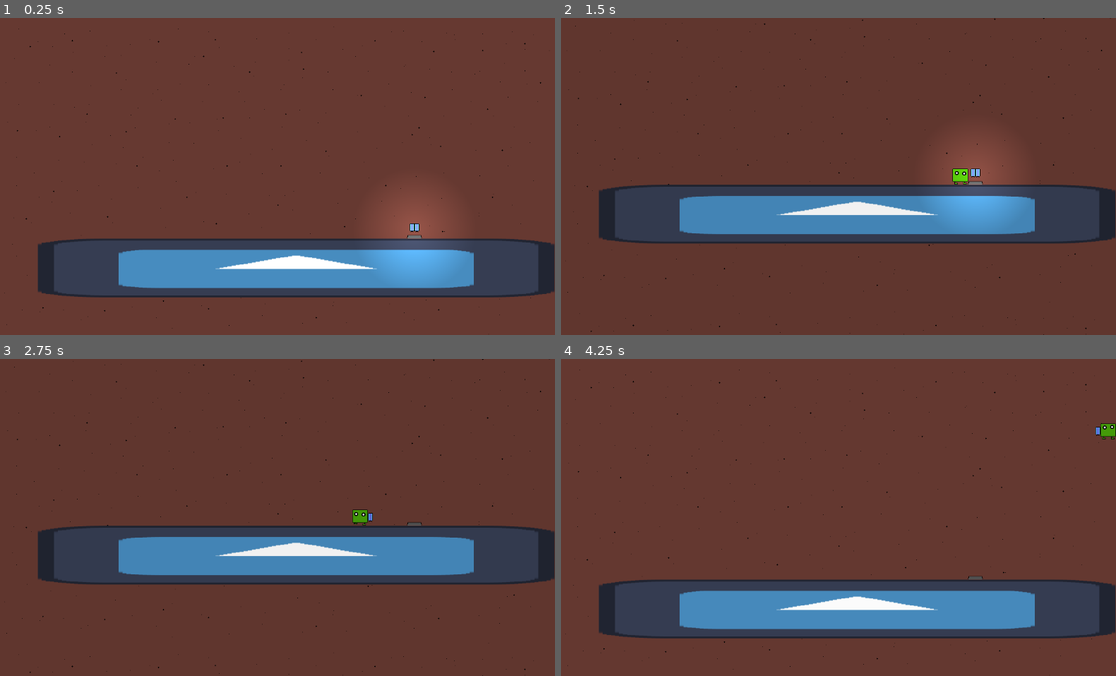
Above: before the commit, frames 1-4 (two rows, left to right).
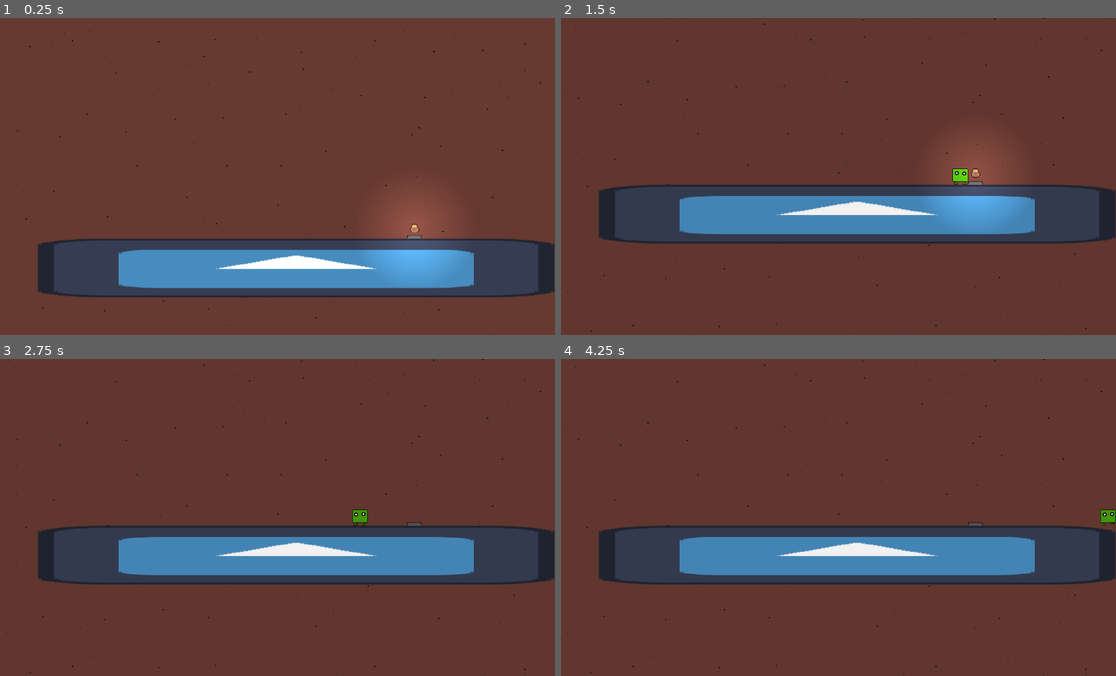
Above: after the commit, the same moments.

Repository: pres2300/ludum_dare_57
Game: Godot game, scene res://levels/level_base.tscn
Two runs of this game, one before a commit and one after it. Both use one fixed random seed, a clock stepped at 60 frames per second and the inputs below. The engine's default icon, where the game draws it, is replaced by a stand-in: a white triangle on a blue panel in a dark square. Sound files missing from this copy of the repository are replaced by a short silence.
Inputs (mouse positions are in pixels of both pictures, inside the frame that each line leads up to):
- Up to frame 1 (0.25 s): no input
- Up to frame 2 (1.5 s): move the mouse to (960, 160) at 0.52 s; press the mouse at (960, 160) at 0.53 s; hold Right (ui_right) from 0.53 s (still down); tap Space (jump) at 0.77 s; move the mouse to (721, 192) at 1.27 s; release the mouse at (721, 192) at 1.28 s; click (721, 192) at 1.35 s
- Up to frame 3 (2.75 s): tap Space (jump) at 1.52 s; move the mouse to (327, 447) at 2.02 s; release Right (ui_right) at 2.03 s; press the mouse at (327, 447) at 2.03 s; hold Left (ui_left) from 2.03 s (still down)
- Up to frame 4 (4.25 s): move the mouse to (805, 580) at 2.77 s; release Left (ui_left) at 2.78 s; release the mouse at (805, 580) at 2.78 s; hold Right (ui_right) from 2.78 s (still down); click (805, 580) at 2.85 s; tap Space (jump) at 3.02, 3.77 s; move the mouse to (1005, 565) at 3.52 s; press the mouse at (1005, 565) at 3.53 s

The runs differ from the first frame. In frame 1, less than 0.1% of the frame differs, in the area x 73-76%, y 64-68%; in frame 2, less than 0.1%; in frame 3, less than 0.1%; in frame 4, 33%, in the area x 0-100%, y 0-100%.

Commit message:
adding weapons, fixing collision layers

Diff:
--- a/baddies/demon.tscn
+++ b/baddies/demon.tscn
@@ -8,6 +8,7 @@
 
 [node name="Demon" type="CharacterBody2D"]
 collision_layer = 8
+collision_mask = 17
 script = ExtResource("1_grsrt")
 
 [node name="Sprite2D" type="Sprite2D" parent="."]
--- /dev/null
+++ b/items/bag_of_rocks.tscn
@@ -0,0 +1,17 @@
+[gd_scene load_steps=4 format=3 uid="uid://dxkjfucvg7y1j"]
+
+[ext_resource type="PackedScene" uid="uid://b5ox7vv4rmlu5" path="res://items/item_base.tscn" id="1_myk4c"]
+[ext_resource type="Texture2D" uid="uid://cenj73itanhgc" path="res://assets/sprites/items/bag_of_rocks.png" id="2_ybyi7"]
+
+[sub_resource type="CircleShape2D" id="CircleShape2D_3oq0g"]
+radius = 8.0
+
+[node name="BagOfRocks" instance=ExtResource("1_myk4c")]
+item_name = "bag_of_rocks"
+
+[node name="Sprite2D" parent="." index="0"]
+texture = ExtResource("2_ybyi7")
+
+[node name="CollisionShape2D" parent="." index="1"]
+position = Vector2(0, 2)
+shape = SubResource("CircleShape2D_3oq0g")
--- a/items/jetpack.tscn
+++ b/items/jetpack.tscn
@@ -1,7 +1,7 @@
 [gd_scene load_steps=4 format=3 uid="uid://b5dhsqs1sovlx"]
 
 [ext_resource type="PackedScene" uid="uid://b5ox7vv4rmlu5" path="res://items/item_base.tscn" id="1_j2igg"]
-[ext_resource type="Texture2D" uid="uid://bm3ii2qhmonq" path="res://assets/sprites/jetpack.png" id="2_51a8o"]
+[ext_resource type="Texture2D" uid="uid://bm3ii2qhmonq" path="res://assets/sprites/items/jetpack.png" id="2_51a8o"]
 
 [sub_resource type="RectangleShape2D" id="RectangleShape2D_jq2te"]
 size = Vector2(20, 18)
--- /dev/null
+++ b/items/knife.tscn
@@ -0,0 +1,17 @@
+[gd_scene load_steps=4 format=3 uid="uid://iknltu4mxj2a"]
+
+[ext_resource type="PackedScene" uid="uid://b5ox7vv4rmlu5" path="res://items/item_base.tscn" id="1_1rhkq"]
+[ext_resource type="Texture2D" uid="uid://c3muuo44pa2cr" path="res://assets/sprites/items/knife.png" id="2_4p52n"]
+
+[sub_resource type="RectangleShape2D" id="RectangleShape2D_4p52n"]
+size = Vector2(20, 7)
+
+[node name="Knife" instance=ExtResource("1_1rhkq")]
+item_name = "knife"
+
+[node name="Sprite2D" parent="." index="0"]
+texture = ExtResource("2_4p52n")
+
+[node name="CollisionShape2D" parent="." index="1"]
+position = Vector2(0, 0)
+shape = SubResource("RectangleShape2D_4p52n")
--- /dev/null
+++ b/items/projectiles/rock.gd
@@ -0,0 +1,4 @@
+extends RigidBody2D
+
+func _on_visible_on_screen_notifier_2d_screen_exited() -> void:
+	queue_free()
--- /dev/null
+++ b/items/projectiles/rock.tscn
@@ -0,0 +1,22 @@
+[gd_scene load_steps=4 format=3 uid="uid://3iknvkfi3tv8"]
+
+[ext_resource type="Script" uid="uid://ck52wa2yfeuen" path="res://items/projectiles/rock.gd" id="1_5p0ui"]
+[ext_resource type="Texture2D" uid="uid://bp8bkyi60g6jg" path="res://assets/sprites/rock.png" id="1_8olcb"]
+
+[sub_resource type="CircleShape2D" id="CircleShape2D_5p0ui"]
+radius = 3.0
+
+[node name="Rock" type="RigidBody2D"]
+collision_layer = 16
+collision_mask = 20
+script = ExtResource("1_5p0ui")
+
+[node name="Sprite2D" type="Sprite2D" parent="."]
+texture = ExtResource("1_8olcb")
+
+[node name="CollisionShape2D" type="CollisionShape2D" parent="."]
+shape = SubResource("CircleShape2D_5p0ui")
+
+[node name="VisibleOnScreenNotifier2D" type="VisibleOnScreenNotifier2D" parent="."]
+
+[connection signal="screen_exited" from="VisibleOnScreenNotifier2D" to="." method="_on_visible_on_screen_notifier_2d_screen_exited"]
--- a/levels/level_base.tscn
+++ b/levels/level_base.tscn
@@ -10,6 +10,8 @@
 [ext_resource type="PackedScene" uid="uid://bn8ofpsn2ulqb" path="res://items/item_pedestal.tscn" id="6_ts4ud"]
 [ext_resource type="PackedScene" uid="uid://b5dhsqs1sovlx" path="res://items/jetpack.tscn" id="7_jd1fy"]
 [ext_resource type="PackedScene" uid="uid://d30pbtwgp18q" path="res://baddies/demon.tscn" id="10_5f4n4"]
+[ext_resource type="PackedScene" uid="uid://dxkjfucvg7y1j" path="res://items/bag_of_rocks.tscn" id="11_twsyw"]
+[ext_resource type="PackedScene" uid="uid://iknltu4mxj2a" path="res://items/knife.tscn" id="12_6hf62"]
 
 [sub_resource type="Gradient" id="Gradient_p3adb"]
 colors = PackedColorArray(1, 1, 1, 1, 0, 0, 0, 1)
@@ -77,8 +79,14 @@
 [node name="ItemPedestal2" parent="." instance=ExtResource("6_ts4ud")]
 position = Vector2(865, 445)
 
-[node name="Jetpack2" parent="." instance=ExtResource("7_jd1fy")]
-position = Vector2(865, 433)
-
 [node name="Demon" parent="." instance=ExtResource("10_5f4n4")]
 position = Vector2(612, 9562)
+
+[node name="BagOfRocks" parent="." instance=ExtResource("11_twsyw")]
+position = Vector2(865, 431)
+
+[node name="ItemPedestal3" parent="." instance=ExtResource("6_ts4ud")]
+position = Vector2(508, 895)
+
+[node name="Knife" parent="." instance=ExtResource("12_6hf62")]
+position = Vector2(508, 886)
--- a/player/player.gd
+++ b/player/player.gd
@@ -3,19 +3,74 @@
 @export var gravity: float = 1000.0
 @export var move_speed: float = 400.0
 @export var jump_speed: float = -500.0
+
 @export var has_jetpack: bool = false
+@export var has_bag_of_rocks: bool = false
+@export var has_knife: bool = false
+
+@export var rock_scene: PackedScene
 
 @onready var camera = $Camera2D
 @onready var player_sprite = $AnimatedSprite2D
+
 @onready var jetpack_sprite = $JetpackEquipped
 @onready var jetpack_exhaust = $JetpackEquipped/CPUParticles2D
 @onready var jetpack_sound = $JetpackEquipped/AudioStreamPlayer2D
 @onready var jetpack_light = $JetpackEquipped/PointLight2D
 
+@onready var throw_rock_sound = $ThrowRockSound
+
+@onready var knife = $KnifeEquipped
+@onready var knife_sprite = $KnifeEquipped/Sprite2D
+@onready var knife_sound = $KnifeEquipped/AudioStreamPlayer2D
+
+var attacking: bool = false
+var attack_timer = Timer.new()
+
+const throw_rock_timeout: float = 1.0
+const swipe_knife_timeout: float = 0.5
+
+func swipe_knife():
+	knife_sound.play()
+	var tween = create_tween().set_process_mode(Tween.TWEEN_PROCESS_PHYSICS)
+	if knife_sprite.flip_h:
+		tween.tween_property(knife, "position", knife.position - Vector2(35.0, 0), 0.5/2.0).from_current()
+	else:
+		tween.tween_property(knife, "position", knife.position + Vector2(35.0, 0), 0.5/2.0).from_current()
+	tween.tween_property(knife, "position", knife.position, 0.5/2.0)
+
+func throw_rock():
+	throw_rock_sound.play()
+	var b = rock_scene.instantiate()
+	add_child(b)
+	if player_sprite.flip_h:
+		b.apply_impulse(Vector2(-750, -100), b.global_position)
+	else:
+		b.apply_impulse(Vector2(750, -100), b.global_position)
+
+func attack():
+	if attacking:
+		return
+
+	if has_knife:
+		attacking = true
+		attack_timer.wait_time = swipe_knife_timeout
+		attack_timer.start()
+		swipe_knife()
+	elif has_bag_of_rocks:
+		attacking = true
+		attack_timer.wait_time = throw_rock_timeout
+		attack_timer.start()
+		throw_rock()
+
 func get_input():
 	var right: bool = Input.is_action_pressed("ui_right")
 	var left: bool = Input.is_action_pressed("ui_left")
 	var jump: bool = Input.is_action_pressed("jump")
+	var attack: bool = Input.is_action_pressed("attack")
+
+	if attack:
+		attack()
 
 	velocity.x = 0.0
 
@@ -23,11 +78,15 @@
 		velocity.x = move_speed
 		player_sprite.flip_h = false
 		jetpack_sprite.position.x = -21
+		knife.position.x = 21
+		knife_sprite.flip_h = false
 
 	if left:
 		velocity.x = -move_speed
 		player_sprite.flip_h = true
 		jetpack_sprite.position.x = 21
+		knife.position.x = -21
+		knife_sprite.flip_h = true
 
 	if jump and is_on_floor() and not has_jetpack:
 		velocity.y = jump_speed
@@ -53,24 +112,48 @@
 		elif velocity.y > 0.1:
 			player_sprite.play("down")
 
-
-
 func equip(name: String):
 	match name:
 		"jetpack":
 			has_jetpack = true
 			jetpack_sprite.show()
+		"knife":
+			has_knife = true
+			has_bag_of_rocks = false
+			knife.show()
+		"bag_of_rocks":
+			has_bag_of_rocks = true
+			has_knife = false
 		_:
 			print("Item not handled in equip!")
+
+func _attack_timer_timeout():
+	attacking = false
 
 func _ready():
 	camera.limit_left = 0
 	camera.limit_right = get_viewport().get_visible_rect().size.x
 	camera.limit_top = 0
-	#camera.limit_bottom = get_viewport().get_visible_rect().size.y
+
+	attack_timer.process_mode = Node.PROCESS_MODE_PAUSABLE
+	add_child(attack_timer)
+	attack_timer.timeout.connect(_attack_timer_timeout)
 
 func _physics_process(delta: float) -> void:
 	velocity.y += gravity*delta
 
+	# reset knife position if player moved
+	if not attacking and has_knife:
+		if player_sprite.flip_h:
+			knife.position.x = -21
+		else:
+			knife.position.x = 21
+
 	get_input()
 	move_and_slide()
+
+func _on_knife_equipped_area_entered(area: Area2D) -> void:
+	if not attacking:
+		return
+
+	# TODO
--- a/player/player.tscn
+++ b/player/player.tscn
@@ -1,12 +1,16 @@
-[gd_scene load_steps=25 format=3 uid="uid://ce7c1x043ucfe"]
+[gd_scene load_steps=30 format=3 uid="uid://ce7c1x043ucfe"]
 
 [ext_resource type="Script" uid="uid://bypvvate53xcl" path="res://player/player.gd" id="1_rkbax"]
 [ext_resource type="Texture2D" uid="uid://bpprm2t2q81yw" path="res://assets/sprites/player/player_down.png" id="2_boad6"]
 [ext_resource type="Texture2D" uid="uid://c8xw2o3ovb6yu" path="res://assets/sprites/player/player_idle-Sheet.png" id="2_qjkh3"]
+[ext_resource type="PackedScene" uid="uid://3iknvkfi3tv8" path="res://items/projectiles/rock.tscn" id="2_rgyib"]
 [ext_resource type="Texture2D" uid="uid://d211dmawe1pwm" path="res://assets/sprites/player/player-Sheet.png" id="2_yw30f"]
 [ext_resource type="Texture2D" uid="uid://deswwu522edyn" path="res://assets/sprites/jetpack_equipped.png" id="3_g1dw6"]
 [ext_resource type="Texture2D" uid="uid://bylsob7o6ool2" path="res://assets/sprites/player/player_up.png" id="4_rgyib"]
 [ext_resource type="AudioStream" uid="uid://ckls47eyc4kjw" path="res://assets/sounds/jetpack_ongoing.mp3" id="4_yw30f"]
+[ext_resource type="AudioStream" uid="uid://bjommsilf6dxh" path="res://assets/sounds/throw_rock.mp3" id="9_hg6s5"]
+[ext_resource type="Texture2D" uid="uid://c3muuo44pa2cr" path="res://assets/sprites/items/knife.png" id="10_2ieo8"]
+[ext_resource type="AudioStream" uid="uid://ok4rado4jrra" path="res://assets/sounds/knife_swipe.mp3" id="10_ebec5"]
 
 [sub_resource type="AtlasTexture" id="AtlasTexture_kb6p2"]
 atlas = ExtResource("2_boad6")
@@ -125,9 +129,13 @@
 fill_from = Vector2(0.53211, 1)
 fill_to = Vector2(0.509174, 0)
 
+[sub_resource type="RectangleShape2D" id="RectangleShape2D_2ieo8"]
+size = Vector2(20, 7)
+
 [node name="Player" type="CharacterBody2D" groups=["player"]]
 collision_mask = 15
 script = ExtResource("1_rkbax")
+rock_scene = ExtResource("2_rgyib")
 
 [node name="AnimatedSprite2D" type="AnimatedSprite2D" parent="."]
 sprite_frames = SubResource("SpriteFrames_8t03j")
@@ -167,3 +175,23 @@
 scale = Vector2(0.09375, 0.40625)
 range_layer_min = -101
 texture = SubResource("GradientTexture2D_g6k8r")
+
+[node name="KnifeEquipped" type="Area2D" parent="."]
+visible = false
+position = Vector2(21, 0)
+collision_layer = 16
+collision_mask = 24
+
+[node name="Sprite2D" type="Sprite2D" parent="KnifeEquipped"]
+texture = ExtResource("10_2ieo8")
+
+[node name="CollisionShape2D" type="CollisionShape2D" parent="KnifeEquipped"]
+shape = SubResource("RectangleShape2D_2ieo8")
+
+[node name="AudioStreamPlayer2D" type="AudioStreamPlayer2D" parent="KnifeEquipped"]
+stream = ExtResource("10_ebec5")
+
+[node name="ThrowRockSound" type="AudioStreamPlayer2D" parent="."]
+stream = ExtResource("9_hg6s5")
+
+[connection signal="area_entered" from="KnifeEquipped" to="." method="_on_knife_equipped_area_entered"]
--- a/project.godot
+++ b/project.godot
@@ -54,6 +54,19 @@
 "events": [Object(InputEventKey,"resource_local_to_scene":false,"resource_name":"","device":-1,"window_id":0,"alt_press …(191 unchanged characters)…
 ]
 }
+attack={
+"deadzone": 0.2,
+"events": [Object(InputEventMouseButton,"resource_local_to_scene":false,"resource_name":"","device":-1,"window_id":0,"alt_pressed":false,"shift_pressed":false,"ctrl_pressed":false,"meta_pressed":false,"button_mask":1,"position":Vector2(65, 12),"global_position":Vector2(74, 60),"factor":1.0,"button_index":1,"canceled":false,"pressed":true,"double_click":false,"script":null)
+]
+}
+
+[layer_names]
+
+2d_physics/layer_1="Player"
+2d_physics/layer_2="Items"
+2d_physics/layer_3="Level"
+2d_physics/layer_4="Enemies"
+2d_physics/layer_5="Projectiles"
 
 [rendering]
 
Not shown, added: assets/sounds/knife_swipe.mp3.import
Not shown, added: assets/sounds/throw_rock.mp3.import
Binary file added: assets/sprites/items/bag_of_rocks.png
Not shown, changed: assets/sprites/items/bag_of_rocks.png.import
Renamed: assets/sprites/jetpack.png -> assets/sprites/items/jetpack.png
Not shown, added: assets/sprites/items/jetpack.png.import
Binary file added: assets/sprites/items/knife.png
Not shown, added: assets/sprites/items/knife.png.import
Binary file added: assets/sprites/rock.png
Not shown, added: assets/sprites/rock.png.import
Not shown, added: items/projectiles/rock.gd.uid
Not shown: 1 places in levels/level_base.tscn that only renumber resources
(and 2 more such lines)
